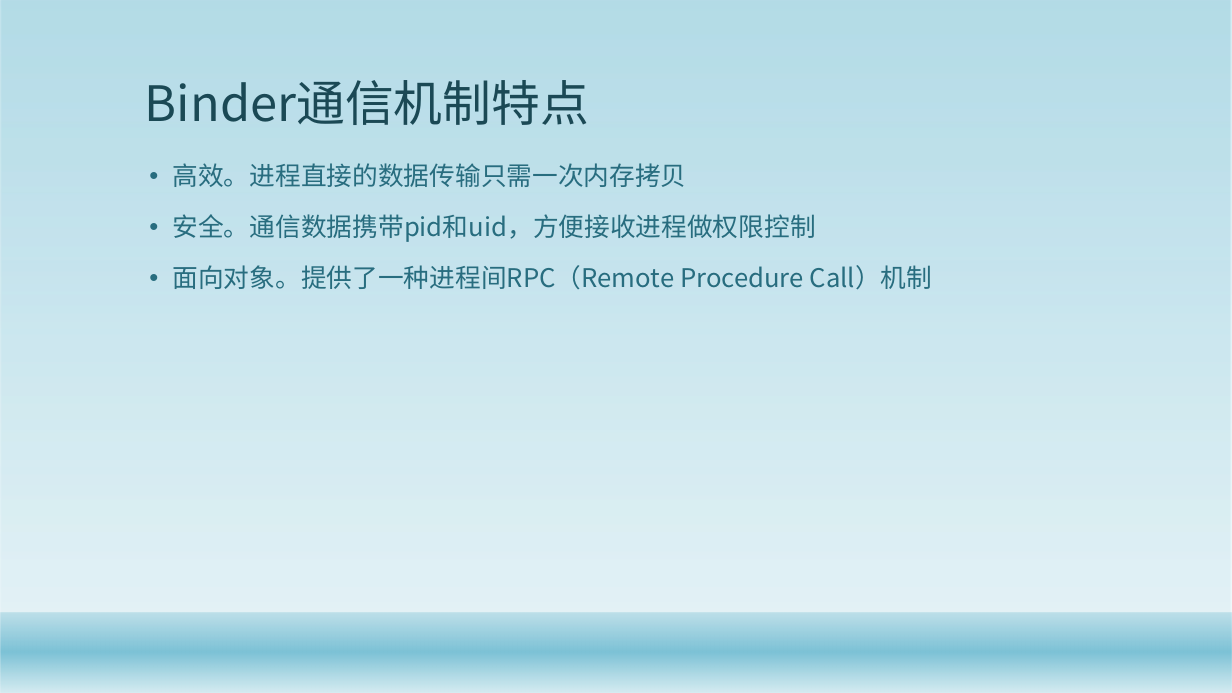
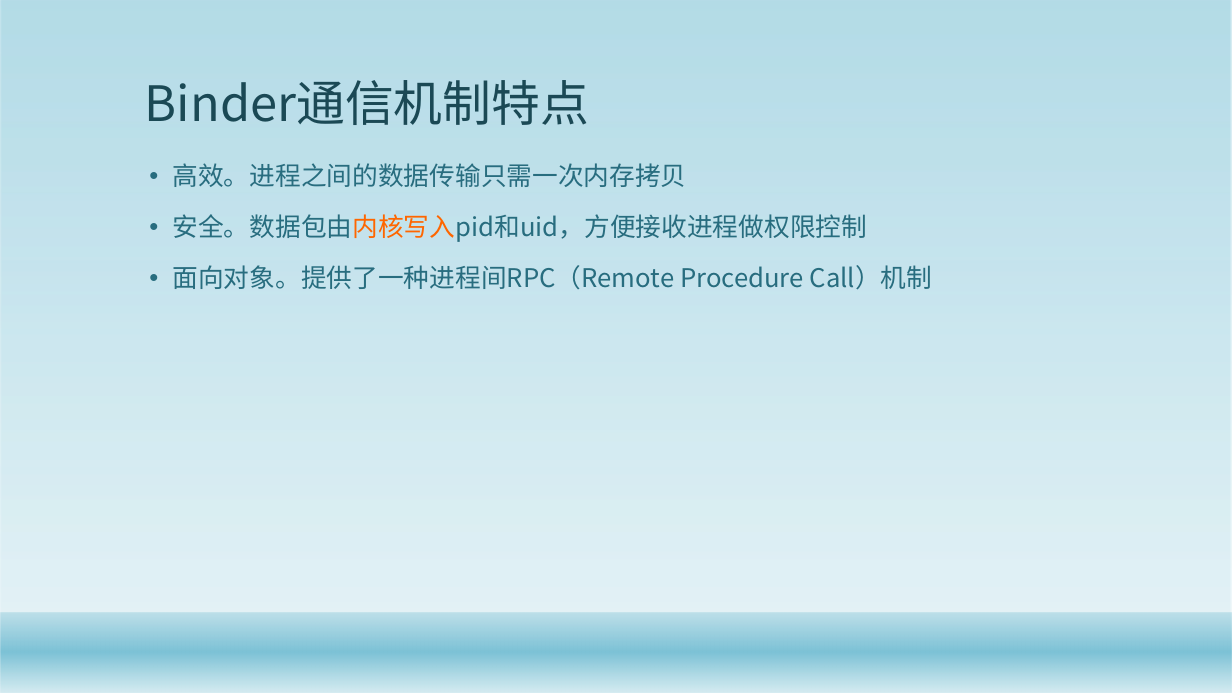
Before and after one commit to gaozhuo/binder-, a slide deck: slide 2 of 技术分享.pptx. Drawn at 1232x693 pixels with LibreOffice and Linux fonts; fonts in the diff are those of the drawing; background and template pictures are left out. Boxes give left, top, right and bottom in pixels: in the first picture for what was removed or moved away, otherwise in the second. Text is boxed around its words. In the diff, an @@ line names an element or a change of style, - is before the commit and + after.

```diff
--- a/技术分享.pptx
+++ b/技术分享.pptx
@@ text at [173,163,868,242]: text changed @@
-• 高效。进程直接的数据传输只需一次内存拷贝
-• 安全。通信数据携带pid和uid，方便接收进程做权限控制
+• 高效。进程之间的数据传输只需一次内存拷贝
+• 安全。数据包由内核写入pid和uid，方便接收进程做权限控制
```
Also in this commit, not shown: 3 other slides changed, 14 slides added, 17 slides removed, 10 other files.
